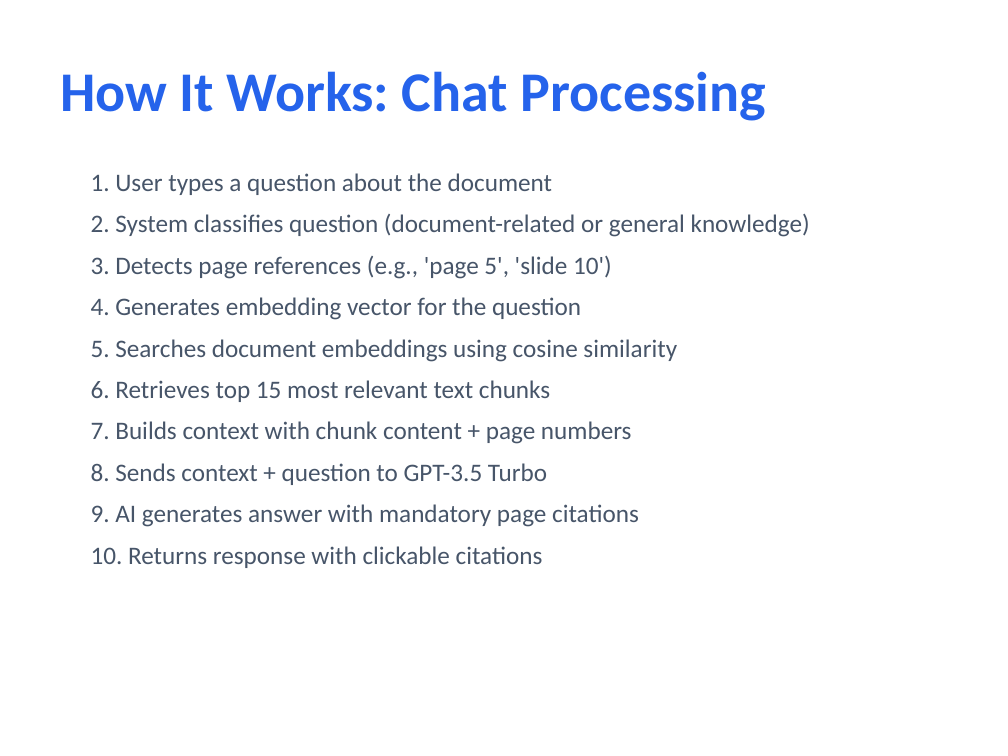
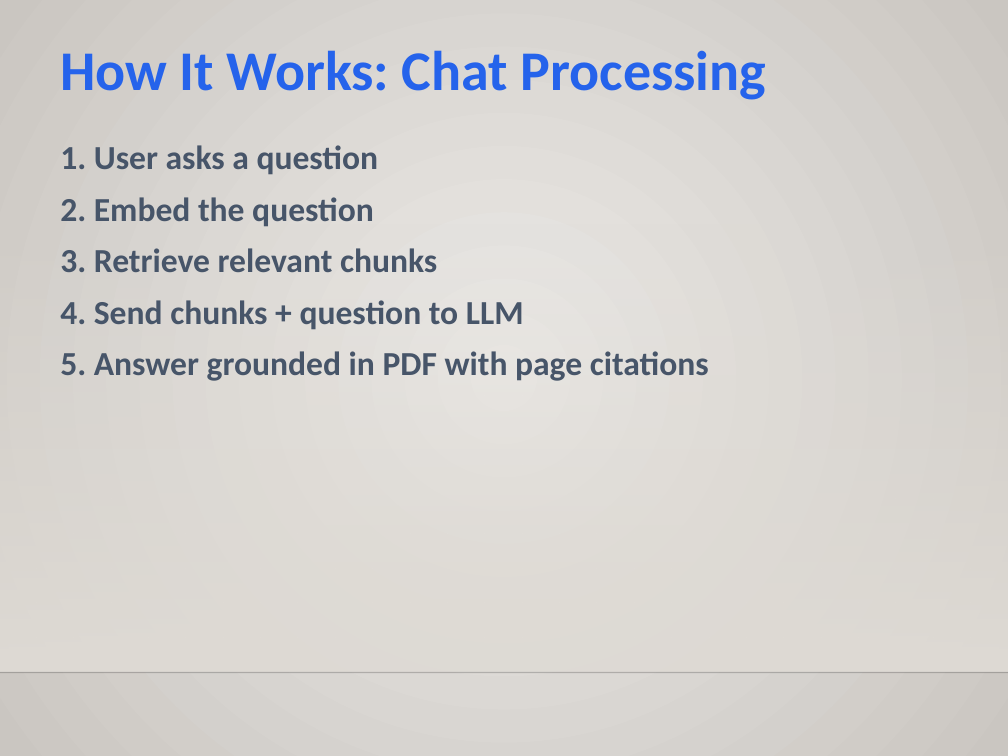
Before and after one commit to juliuskanyama18/ChatBotwithPDF, a slide deck: slide 5 of ChatBot_with_PDF_Presentation.pptx. Drawn at 1008x756 pixels with LibreOffice and Linux fonts; fonts in the diff are those of the drawing; background and template pictures are left out. Boxes give left, top, right and bottom in pixels: in the first picture for what was removed or moved away, otherwise in the second. Text is boxed around its words. In the diff, an @@ line names an element or a change of style, - is before the commit and + after.

Commit message:
Multistrategy chunking for different documents format

```diff
--- a/ChatBot_with_PDF_Presentation.pptx
+++ b/ChatBot_with_PDF_Presentation.pptx
@@ background #FFFFFF to gradient #ECEAE7 to #CAC7C1 @@
@@ text "How It Works: Chat Processing" moved from (x1=60, y1=71, x2=766, y2=121) to (x1=60, y1=50, x2=766, y2=100) @@
@@ text at (x1=60, y1=145, x2=709, y2=381): text changed; size 18 to 24 pt; bold on @@
-1. User types a question about the document
-2. System classifies question (document-related or general knowledge)
-3. Detects page references (e.g., 'page 5', 'slide 10')
-4. Generates embedding vector for the question
-5. Searches document embeddings using cosine similarity
-6. Retrieves top 15 most relevant text chunks
-7. Builds context with chunk content + page numbers
-8. Sends context + question to GPT-3.5 Turbo
-9. AI generates answer with mandatory page citations
-10. Returns response with clickable citations
+1. User asks a question
+2. Embed the question
+3. Retrieve relevant chunks
+4. Send chunks + question to LLM
+5. Answer grounded in PDF with page citations
@@ rectangle added at (x1=0, y1=222, x2=1008, y2=671), fill gradient #DFDBD5 @@
@@ line added from (0, 672) to (1008, 672), #000001 1 pt @@
```
Also in this commit, not shown: 11 other slides changed, 2 slides removed, 22 other files.
